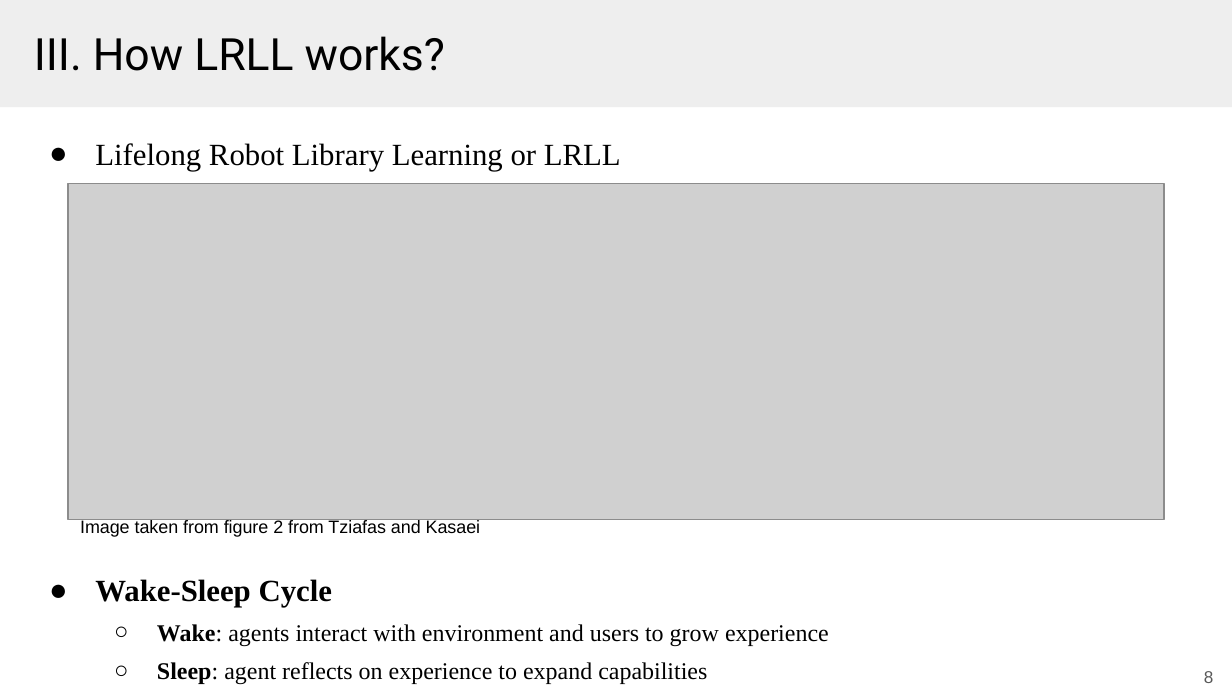
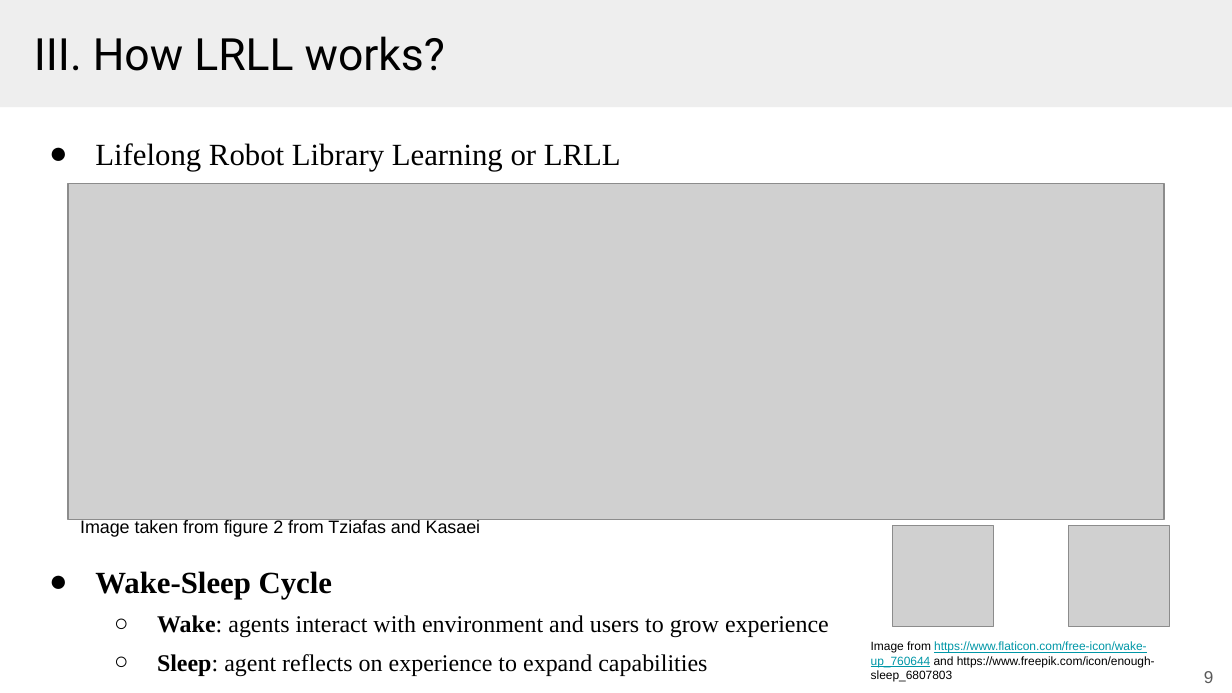
Before and after one commit to Tazering/UVA-CS, a slide deck: slide 9 of CS-6501_Kuo/paper presentation/lifelong_robot_presentation.pptx (slide 8 before the commit). Drawn at 1232x693 pixels with LibreOffice and Linux fonts; fonts in the diff are those of the drawing; grey boxes stand for pictures. Boxes give left, top, right and bottom in pixels: in the first picture for what was removed or moved away, otherwise in the second. Text is boxed around its words. In the diff, an @@ line names an element or a change of style, - is before the commit and + after.

```diff
--- a/CS-6501_Kuo/paper presentation/lifelong_robot_presentation.pptx
+++ b/CS-6501_Kuo/paper presentation/lifelong_robot_presentation.pptx
@@ picture added at (892,526,993,627) @@
@@ picture added at (1068,526,1169,627) @@
@@ text "Wake-Sleep Cycle": place and size @@
-text "Wake-Sleep Cycle" at (95,579,829,684)
+text "Wake-Sleep Cycle" at (95,571,829,676)
@@ text added at (871,641,1155,682), 7 pt, text #000000 @@
+Image from https://www.flaticon.com/free-icon/wake-up_760644 and https://www.freepik.com/icon/enough-sleep_6807803
@@ page number at (1152,664,1226,689): text changed @@
-8
+9
@@ page number at (1204,671,1214,683): text changed @@
-8
+9
```
Also in this commit, not shown: 7 other slides changed, 3 slides added, 1 slide removed, 2 other files.
